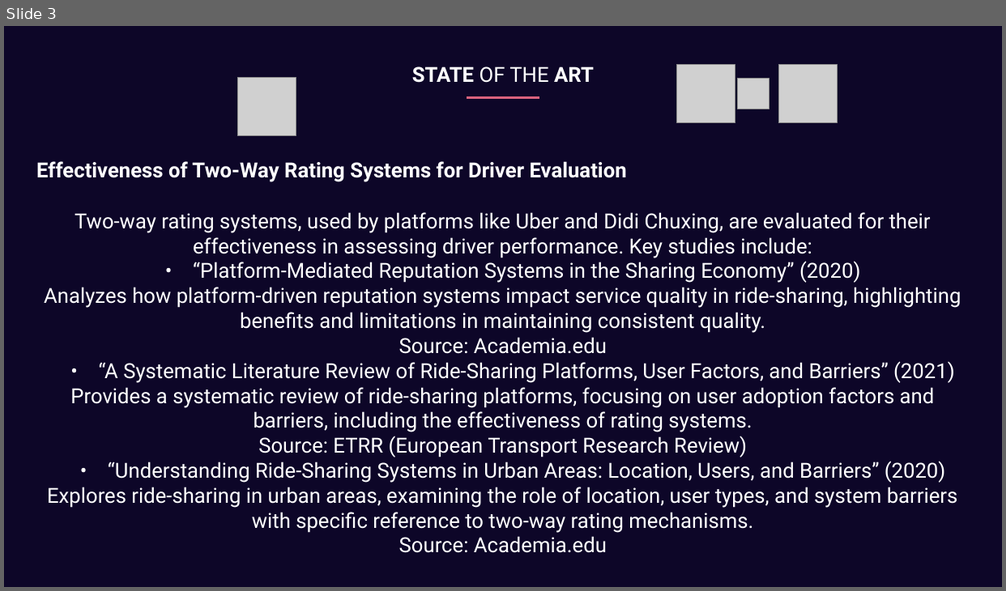
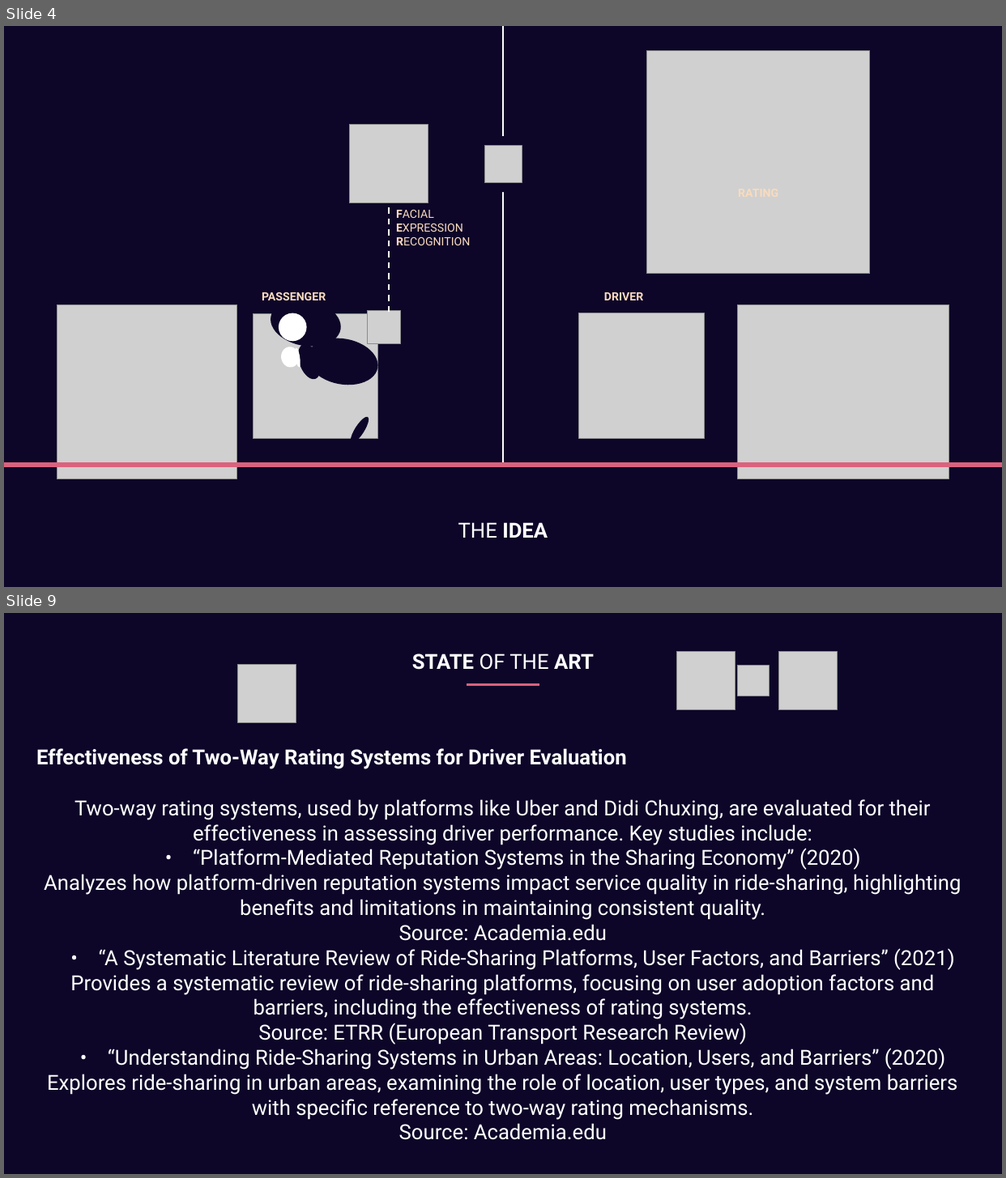
Before and after one commit to GiuseppeSoriano/MoodPilot, a slide deck: Idea/Idea_Presentation.pptx. Shown one above the other, each under a label of ours: slide 3 before the commit, slides 4 and 9 after it; the slides between them are not shown. The pictures are 1006x591 and 1006x1178 pixels, drawn with LibreOffice and Linux fonts; fonts in the diff are those of the drawing; grey boxes stand for pictures. Boxes give left, top, right and bottom in pixels: in the first picture for what was removed or moved away, otherwise in the second. Text is boxed around its words. In the diff, an @@ line names an element or a change of style, - is before the commit and + after.

```diff
--- a/Idea/Idea_Presentation.pptx
+++ b/Idea/Idea_Presentation.pptx
@@ slide 4 added at (4,26,1002,587), background #0D0628 @@
@@ line added from (503, 466) to (503, 26), #FFFFFF 2.25 pt @@
@@ picture added at (647,50,870,274) @@
@@ picture added at (350,125,428,203) @@
@@ rectangle added at (479,136,528,192), fill #0D0628 @@
@@ picture added at (484,146,522,183) @@
@@ line added from (389, 313) to (389, 206), #FFFFFF 1.5 pt dashed @@
@@ text added at (396,210,470,246), 11 pt, text #F9DBBD @@
+FACIAL
+EXPRESSION
+RECOGNITION
@@ group added at (253,292,382,446): 7 ellipses, 1 picture, 1 text @@
+PASSENGER
@@ text added at (604,292,644,301), 11 pt, text #F9DBBD, bold @@
+DRIVER
@@ picture added at (57,305,236,479) @@
@@ picture added at (367,310,401,344) @@
@@ picture added at (579,314,705,439) @@
@@ picture added at (738,305,949,479) @@
@@ line added from (4, 466) to (1002, 466), #DA627D 4.5 pt @@
@@ text added at (458,523,548,538), 20 pt, text #FFFFFF, bold @@
+THE IDEA
@@ what was slide 3 is now slide 9 @@
```
Also in this commit, not shown: 2 slides changed, 6 other slides added, 6 other files.
